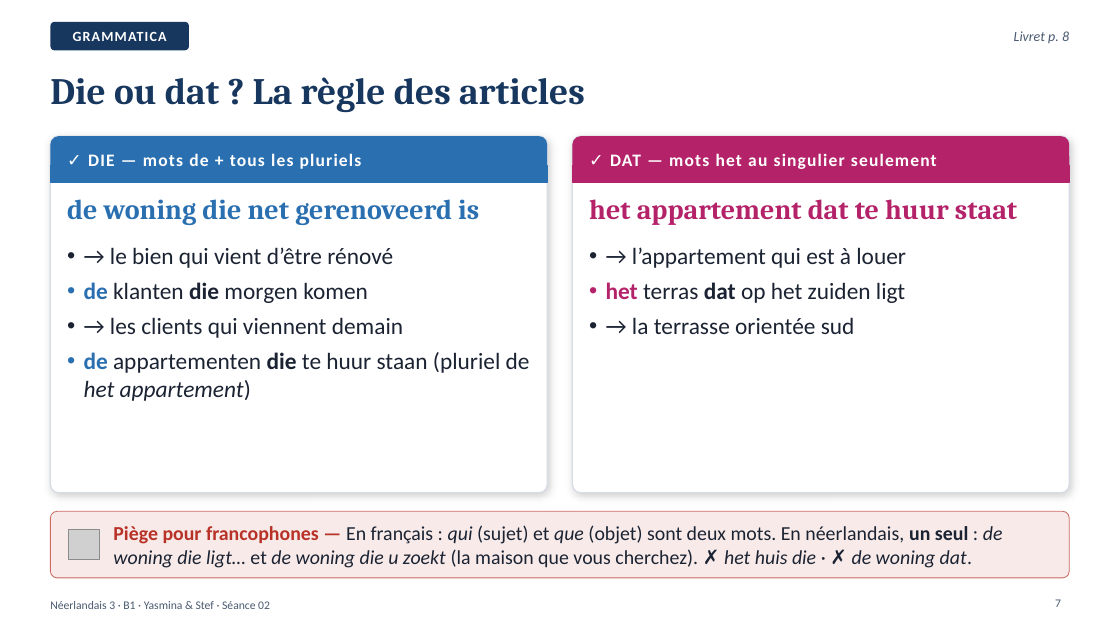
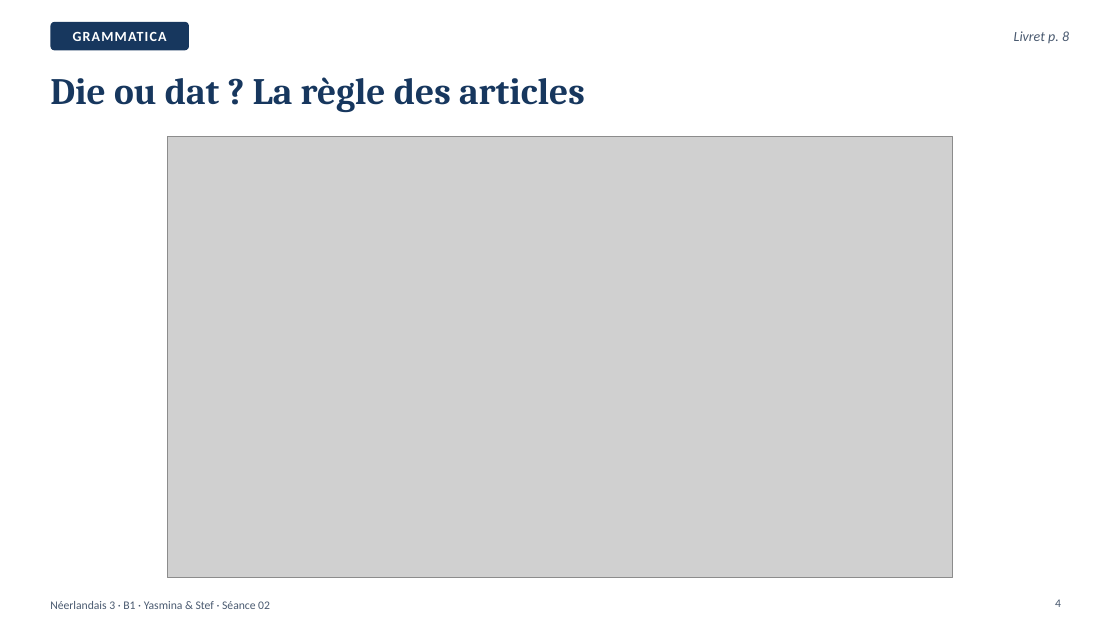
Before and after one commit to ajouniaux/talenleren, a slide deck: slide 4 of neerlandais3/powerpoints/Seance_02_De_woning_beschrijven.pptx (slide 7 before the commit). Drawn at 1120x630 pixels with LibreOffice and Linux fonts; fonts in the diff are those of the drawing; grey boxes stand for pictures. Boxes give left, top, right and bottom in pixels: in the first picture for what was removed or moved away, otherwise in the second. Text is boxed around its words. In the diff, an @@ line names an element or a change of style, - is before the commit and + after.

```diff
--- a/neerlandais3/powerpoints/Seance_02_De_woning_beschrijven.pptx
+++ b/neerlandais3/powerpoints/Seance_02_De_woning_beschrijven.pptx
@@ rounded rectangle removed at [50, 136, 548, 493] @@
@@ rounded rectangle removed at [50, 136, 548, 182] @@
@@ picture added at [167, 136, 953, 578] @@
@@ rounded rectangle removed at [573, 136, 1070, 493] @@
@@ rounded rectangle removed at [573, 136, 1070, 182] @@
@@ rectangle removed at [50, 166, 548, 182] @@
@@ text removed at [88, 153, 362, 169] @@
-✓ DIE — mots de + tous les pluriels
@@ rectangle removed at [573, 166, 1070, 182] @@
@@ text removed at [610, 153, 937, 169] @@
-✓ DAT — mots het au singulier seulement
@@ text removed at [67, 199, 479, 225] @@
-de woning die net gerenoveerd is
@@ text removed at [589, 199, 1017, 225] @@
-het appartement dat te huur staat
@@ text removed at [84, 247, 530, 401] @@
-• → le bien qui vient d’être rénové
-• de klanten die morgen komen
-• → les clients qui viennent demain
-• de appartementen die te huur staan (pluriel de het appartement)
@@ text removed at [606, 247, 906, 334] @@
-• → l’appartement qui est à louer
-• het terras dat op het zuiden ligt
-• → la terrasse orientée sud
@@ rounded rectangle removed at [50, 512, 1070, 578] @@
@@ picture removed at [69, 529, 99, 560] @@
@@ text removed at [113, 525, 1003, 568] @@
-Piège pour francophones — En français : qui (sujet) et que (objet) sont deux mots. En néerlandais, un seul : de woning die ligt… et de woning die u zoekt (la maison que vous cherchez). ✗ het huis die · ✗ de woning dat.
@@ page number at [1055, 599, 1061, 607]: text changed @@
-7
+4
```
Also in this commit, not shown: 18 other slides changed, 4 slides added, 5 slides removed, 15 other files.
